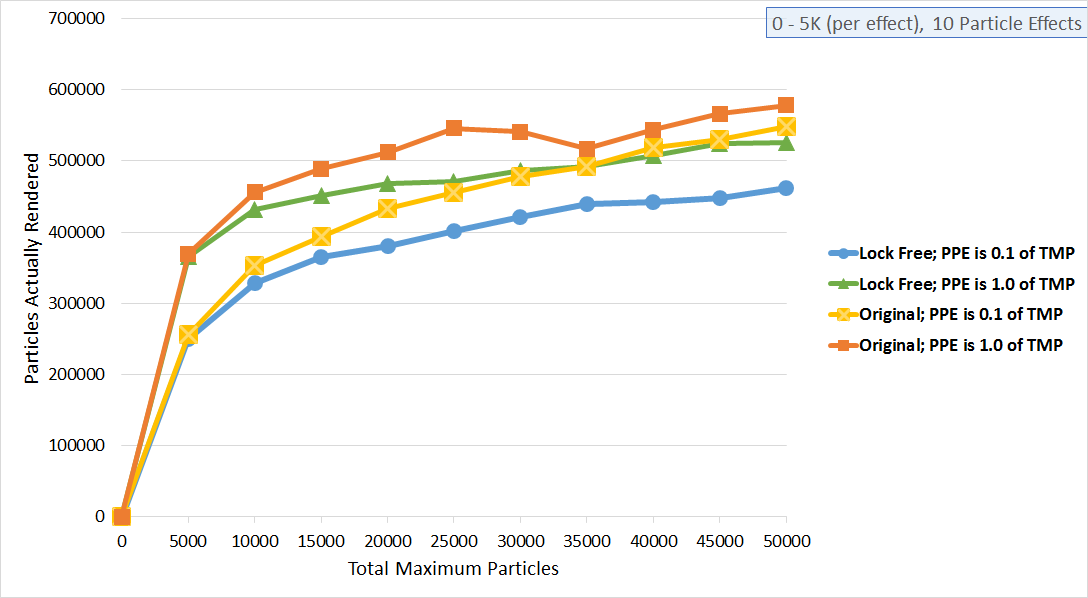
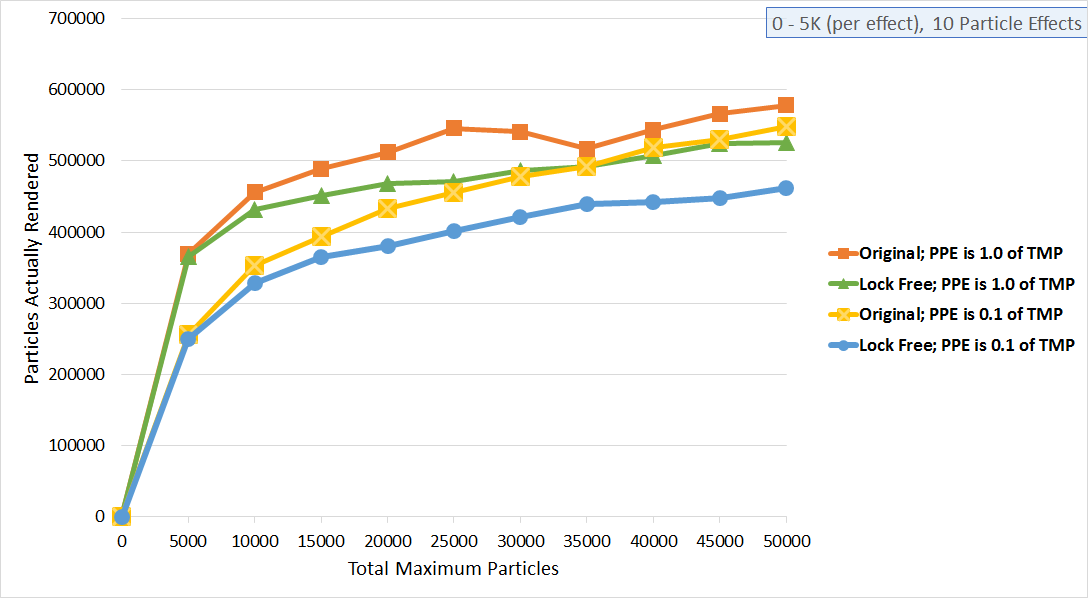
Layered file, before and after one edit (1088×598). Changes by layer:
added layer "Layer 5" above "Layer 4" over [114, 240, 1075, 525]
